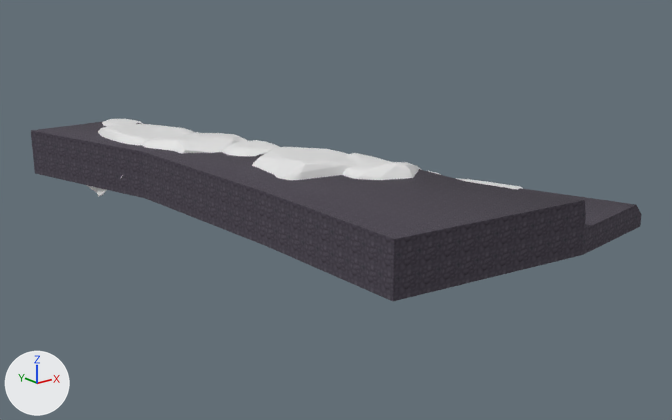
The FBX model Phantoms/Assets/Art/Environment/Models/ProloguePath1_StartingLedges.fbx as it was, and as the next commit left it.
Both versions are drawn from a 50 mm camera at (-17.2, -36.1, 14.3) aimed at (13.2, 1.8, -0.9). The axes (+X, +Y, +Z) are drawn at lower left. The lights are the same throughout. The first picture is the older version.

Names of what the first picture shows: 'ProloguePath1_StartingLedges'.
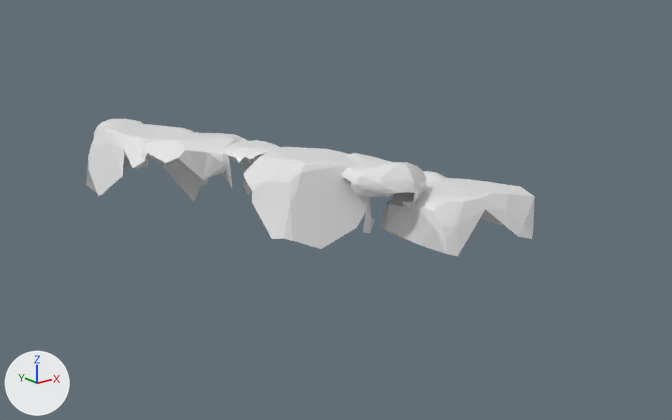
The change in detail:
me_cube_019 is used by ob_prologuepath1_startingledges; location (11.44, 6.27, 1.22).
me_cube_019 had 971 vertices, 1451 faces and spanned x -9.0..10.5, y -18.4..12.0, z -3.7..1.8.
me_cube_019 now has 885 vertices, 1367 faces and spans x -7.4..8.4, y -13.6..12.0, z -3.7..1.8.
me_cube_019 part 1: the loose piece of 86 vertices spanning x -9.0..10.5, y -18.4..10.9, z -1.5..1.2 is deleted.
me_cube_019 no longer uses material mat_cliff (picture img_cliff_png).

Boxes (x1, y1, x2, y2) around the edits, measured in the pictures (672 x 420 px):
'ProloguePath1_StartingLedges', reshaped (26% narrower, 25% shorter)
    before: (31, 119, 642, 301)
    after: (86, 119, 535, 256)
part 1 of me_cube_019, deleted
    before: (31, 122, 642, 301)
